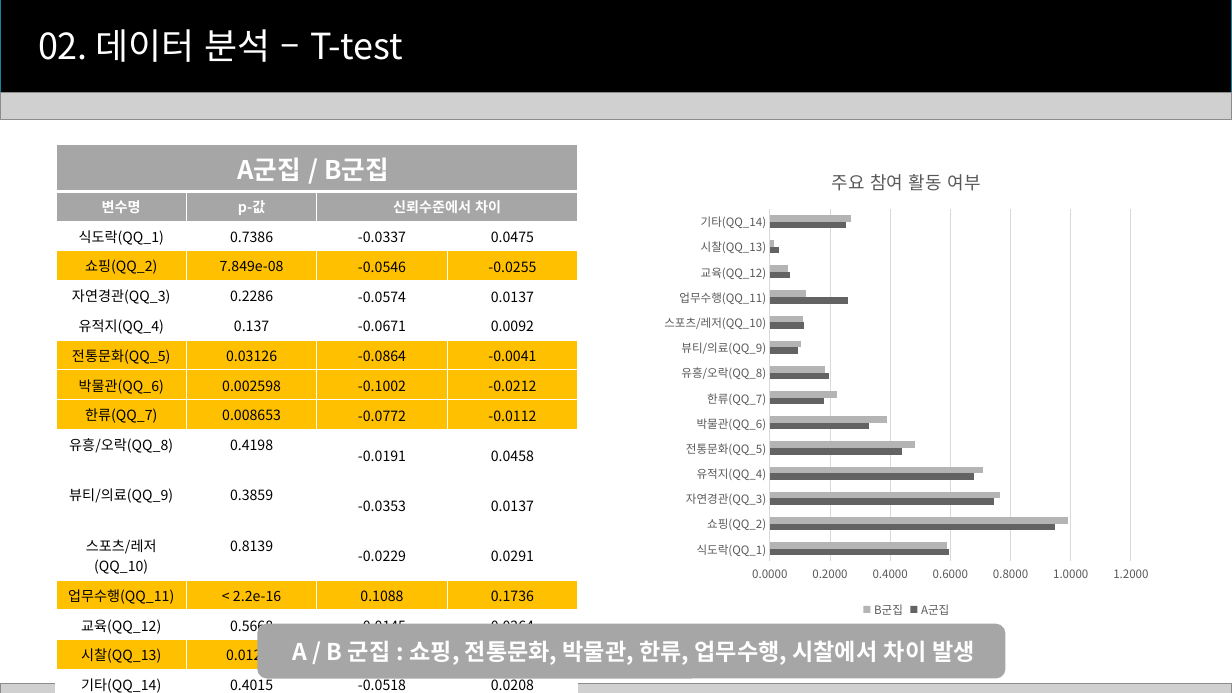
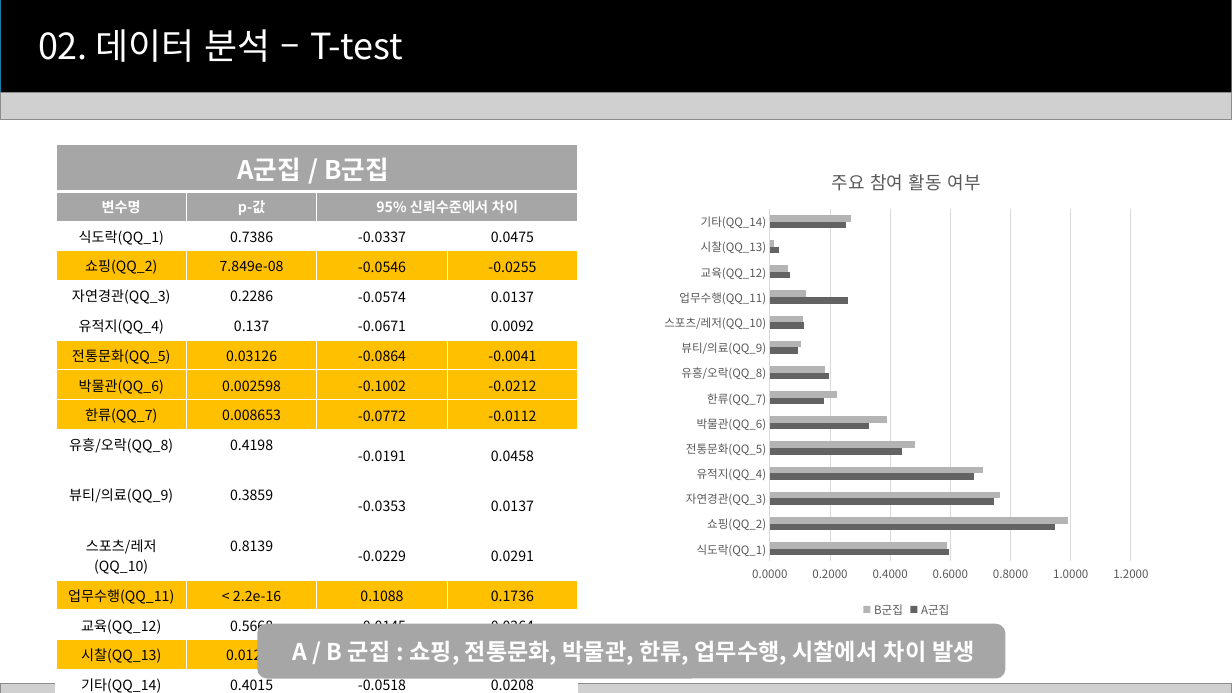
Before and after one commit to telecaster15/tourbigdata, a slide deck: slide 15 of DATA265_무슬림 관광 활성화 방안/DATA265_무슬림 관광 활성화 방안.pptx. Drawn at 1232x693 pixels with LibreOffice and Linux fonts; fonts in the diff are those of the drawing; grey boxes stand for pictures. Boxes give left, top, right and bottom in pixels: in the first picture for what was removed or moved away, otherwise in the second. Text is boxed around its words. In the diff, an @@ line names an element or a change of style, - is before the commit and + after.

```diff
--- a/DATA265_무슬림 관광 활성화 방안/DATA265_무슬림 관광 활성화 방안.pptx
+++ b/DATA265_무슬림 관광 활성화 방안/DATA265_무슬림 관광 활성화 방안.pptx
@@ table at box(56, 145, 578, 693) @@
-row 2, column 3: 신뢰수준에서 차이
+row 2, column 3: 95% 신뢰수준에서 차이
```
Also in this commit, not shown: 1 other file.
